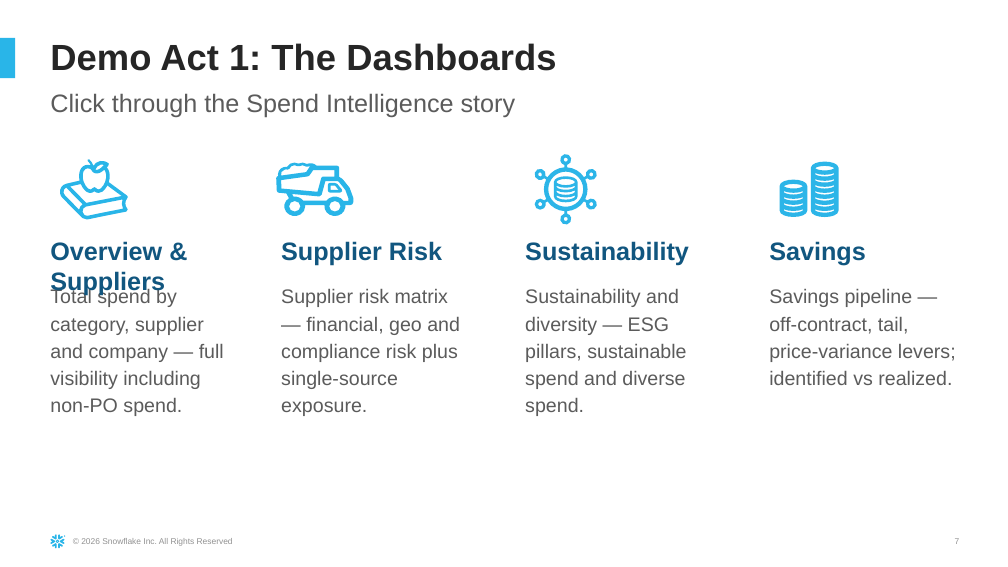
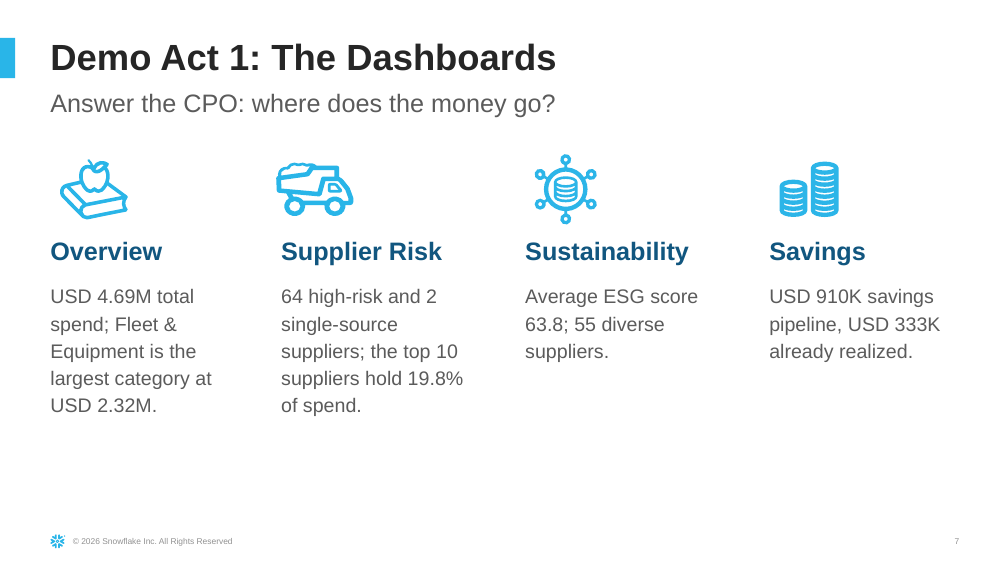
Before and after one commit to sfc-gh-dfreriks/sap-bdc-spend-360, a slide deck: slide 7 of docs/SAP_Spend_360_Demo_Guide.pptx. Drawn at 1008x567 pixels with LibreOffice and Linux fonts; fonts in the diff are those of the drawing. Boxes give left, top, right and bottom in pixels: in the first picture for what was removed or moved away, otherwise in the second. Text is boxed around its words. In the diff, an @@ line names an element or a change of style, - is before the commit and + after.

Commit message:
Rebuild the Spend 360 demo guide deck from a script
tools/build_demo_guide.py rewrites the July guide's text frames in place from
/tmp/spend_facts.json and adds three screenshot slides after Demo Act 1, the same
method as Working Capital 360. docs/SAP_Spend_360_Demo_Guide.pptx regenerated.

```diff
--- a/docs/SAP_Spend_360_Demo_Guide.pptx
+++ b/docs/SAP_Spend_360_Demo_Guide.pptx
@@ subtitle at (x1=50, y1=93, x2=556, y2=117): text changed @@
-Click through the Spend Intelligence story
+Answer the CPO: where does the money go?
@@ text at (x1=50, y1=241, x2=162, y2=261): text changed @@
-Overview & Suppliers
+Overview
@@ text at (x1=50, y1=289, x2=211, y2=412): text changed @@
-Total spend by category, supplier and company — full visibility including non-PO spend.
+USD 4.69M total spend; Fleet & Equipment is the largest category at USD 2.32M.
@@ text at (x1=281, y1=289, x2=464, y2=416): text changed @@
-Supplier risk matrix — financial, geo and compliance risk plus single-source exposure.
+64 high-risk and 2 single-source suppliers; the top 10 suppliers hold 19.8% of spend.
@@ text at (x1=525, y1=289, x2=698, y2=362): text changed @@
-Sustainability and diversity — ESG pillars, sustainable spend and diverse spend.
+Average ESG score 63.8; 55 diverse suppliers.
@@ text at (x1=769, y1=289, x2=941, y2=362): text changed @@
-Savings pipeline — off-contract, tail, price-variance levers; identified vs realized.
+USD 910K savings pipeline, USD 333K already realized.
```
Also in this commit, not shown: 11 other slides changed, 3 slides added, 1 other file.
